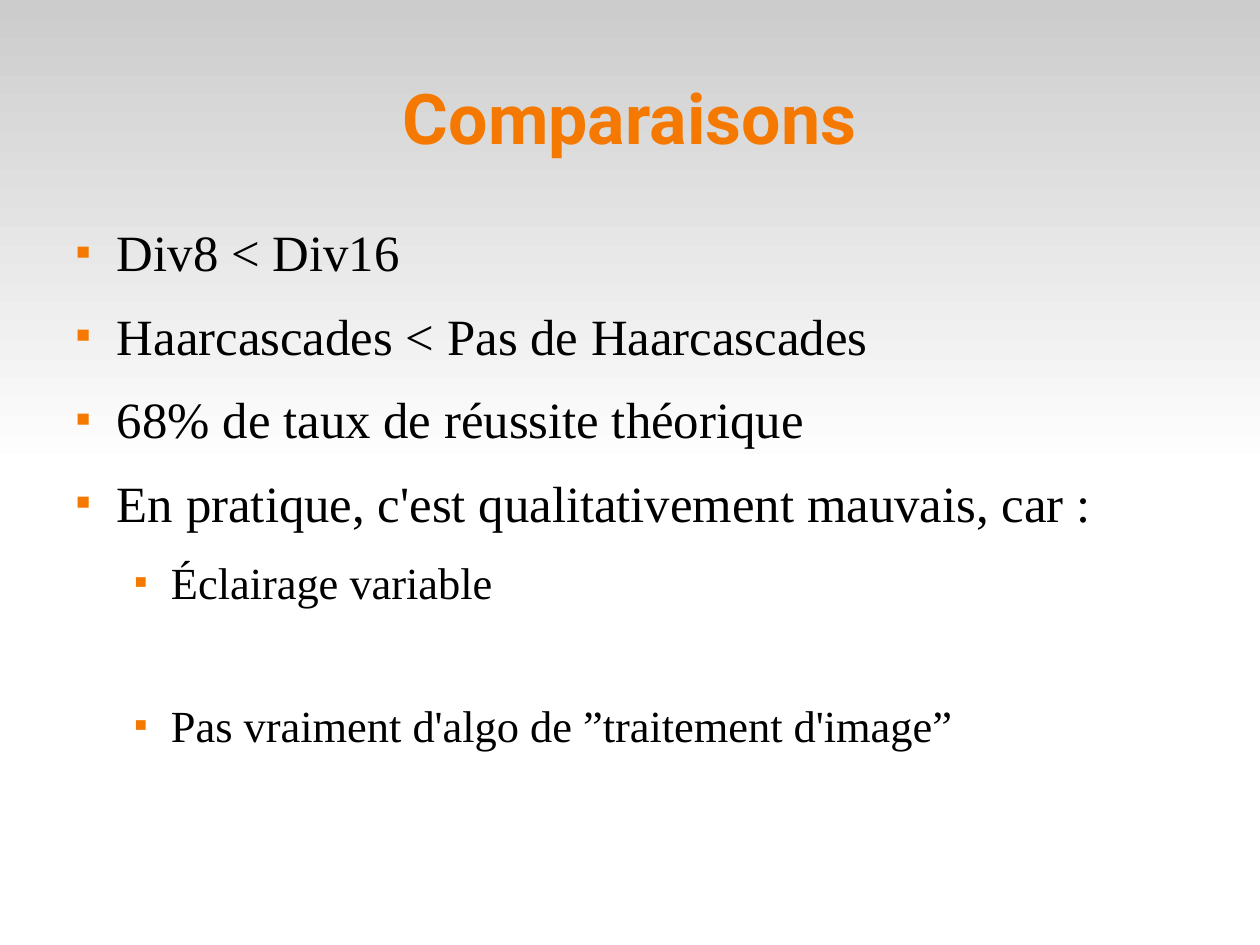
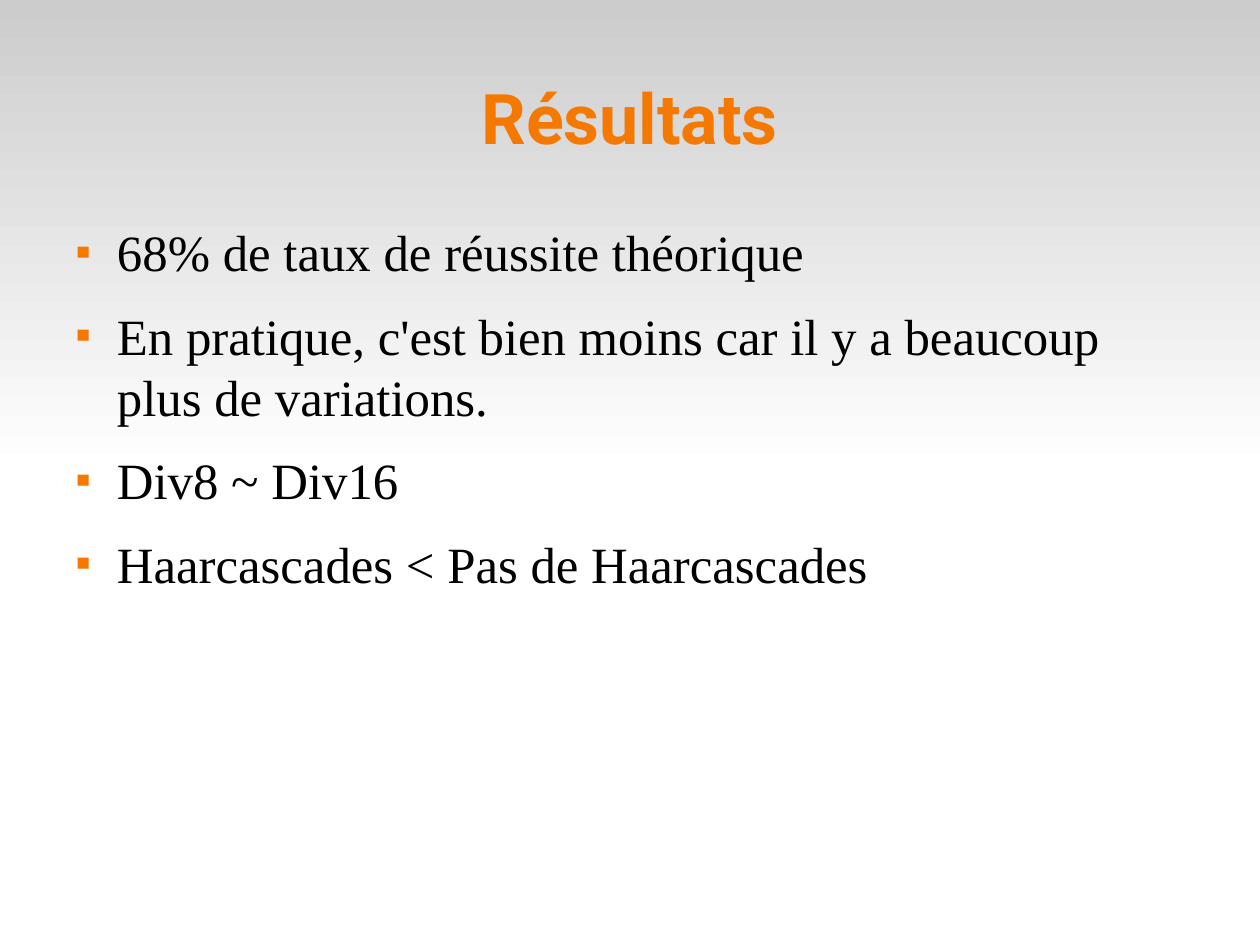
Before and after one commit to sairamnivedita/emotion-detection, a slide deck: slide 11 of doc/plop_et_replop.odp. Drawn at 1260x945 pixels with LibreOffice and Linux fonts; fonts in the diff are those of the drawing. Boxes give left, top, right and bottom in pixels: in the first picture for what was removed or moved away, otherwise in the second. Text is boxed around its words. In the diff, an @@ line names an element or a change of style, - is before the commit and + after.

Commit message:
presentation+

```diff
--- a/doc/plop_et_replop.odp
+++ b/doc/plop_et_replop.odp
@@ title at (482,91,778,145): text changed @@
-Comparaisons
+Résultats
@@ text at (117,235,1100,500): text changed @@
-■ Div8 < Div16
+■ 68% de taux de réussite théorique
+■ En pratique, c'est bien moins car il y a beaucoup plus de variations.
+■ Div8 ~ Div16
@@ text at (117,402,1064,751): paragraphs removed @@
-■ 68% de taux de réussite théorique
-■ En pratique, c'est qualitativement mauvais, car :
-  ■ Éclairage variable
-  ■ Pas vraiment d'algo de ”traitement d'image”
```
Also in this commit, not shown: 4 other slides changed, 3 other files.
